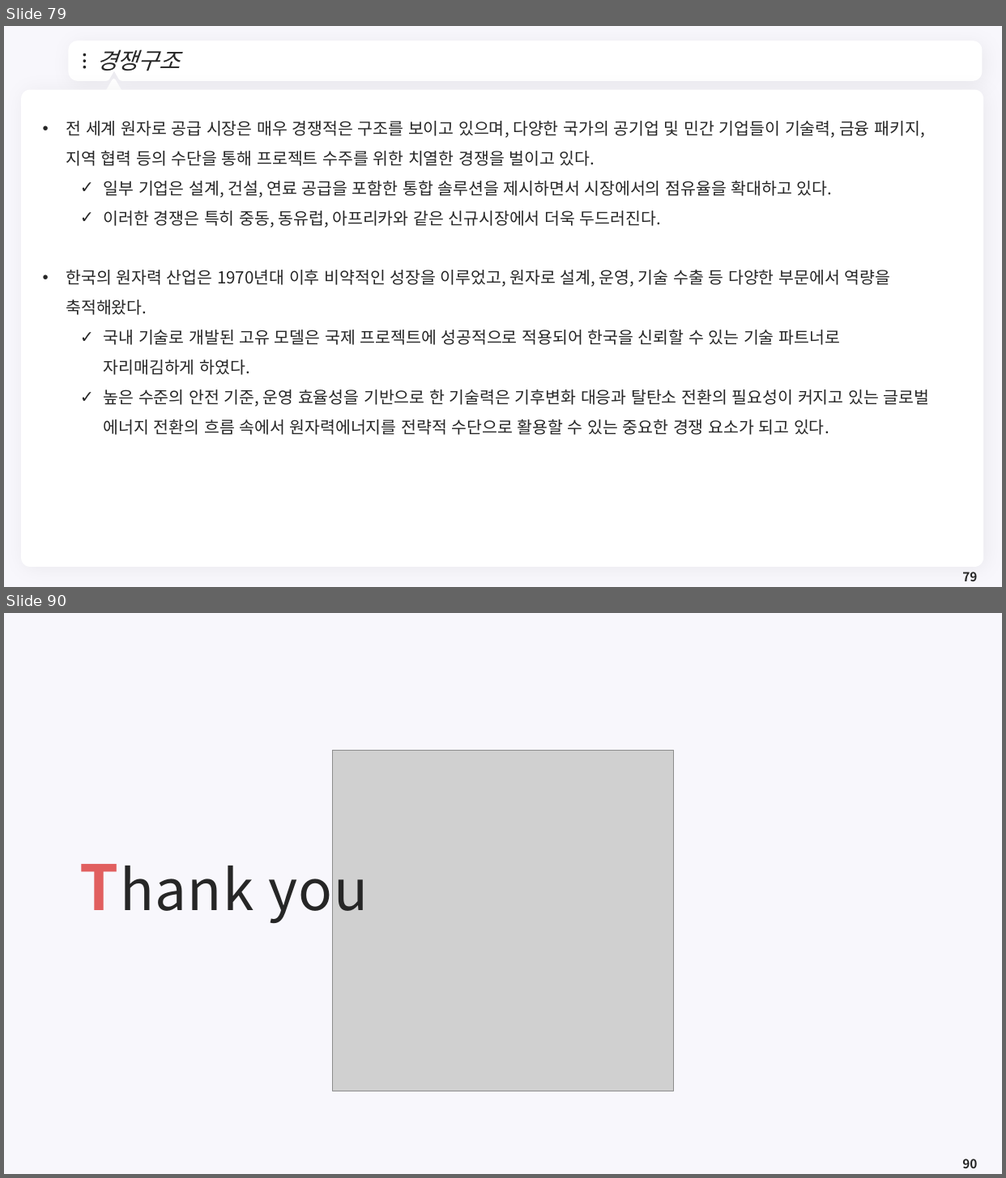
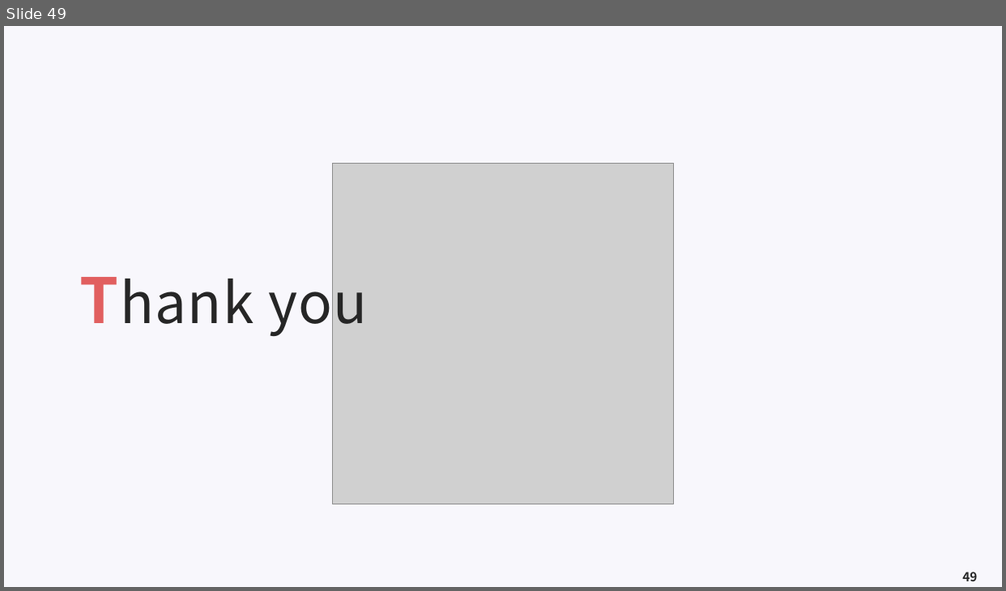
Before and after one commit to meandthey/Teaching, a slide deck: 에너지경제학/자원에너지경제학_Chapter_6 (재생에너지).pptx. Shown one above the other, each under a label of ours: slides 79 and 90 before the commit, slide 49 after it; the slides between them are not shown. The pictures are 1006x1178 and 1006x591 pixels, drawn with LibreOffice and Linux fonts; fonts in the diff are those of the drawing; grey boxes stand for pictures; background and template pictures are left out. Boxes give left, top, right and bottom in pixels: in the first picture for what was removed or moved away, otherwise in the second. Text is boxed around its words. In the diff, an @@ line names an element or a change of style, - is before the commit and + after.

```diff
--- a/에너지경제학/자원에너지경제학_Chapter_6 (재생에너지).pptx
+++ b/에너지경제학/자원에너지경제학_Chapter_6 (재생에너지).pptx
@@ slide 79 removed at [4, 26, 1002, 587], background #F8F7FC @@
@@ freeform shape removed at [72, 45, 978, 78] @@
@@ title removed at [96, 49, 181, 71] @@
-경쟁구조
@@ ellipse removed at [83, 54, 87, 57] @@
@@ ellipse removed at [83, 60, 87, 62] @@
@@ ellipse removed at [83, 66, 87, 69] @@
@@ freeform shape removed at [958, 56, 967, 67] @@
@@ rounded rectangle removed at [21, 90, 984, 567] @@
@@ triangle removed at [105, 80, 122, 96] @@
@@ text removed at [66, 121, 930, 435] @@
-• 전 세계 원자로 공급 시장은 매우 경쟁적은 구조를 보이고 있으며, 다양한 국가의 공기업 및 민간 기업들이 기술력, 금융 패키지, 지역 협력 등의 수단을 통해 프로젝트 수주를 위한 치열한 경쟁을 벌이고 있다.
-  ✓ 일부 기업은 설계, 건설, 연료 공급을 포함한 통합 솔루션을 제시하면서 시장에서의 점유율을 확대하고 있다.
-  ✓ 이러한 경쟁은 특히 중동, 동유럽, 아프리카와 같은 신규시장에서 더욱 두드러진다.
-• 한국의 원자력 산업은 1970년대 이후 비약적인 성장을 이루었고, 원자로 설계, 운영, 기술 수출 등 다양한 부문에서 역량을 축적해왔다.
-  ✓ 국내 기술로 개발된 고유 모델은 국제 프로젝트에 성공적으로 적용되어 한국을 신뢰할 수 있는 기술 파트너로 자리매김하게 하였다.
-  ✓ 높은 수준의 안전 기준, 운영 효율성을 기반으로 한 기술력은 기후변화 대응과 탈탄소 전환의 필요성이 커지고 있는 글로벌 에너지 전환의 흐름 속에서 원자력에너지를 전략적 수단으로 활용할 수 있는 중요한 경쟁 요소가 되고 있다.
@@ page number removed at [962, 572, 977, 582] @@
-79
@@ what was slide 90 is now slide 49 @@
@@ page number at [962, 572, 977, 582]: text changed @@
-90
+49
```
Also in this commit, not shown: 4 slides changed, 40 other slides removed, 1 other file.
